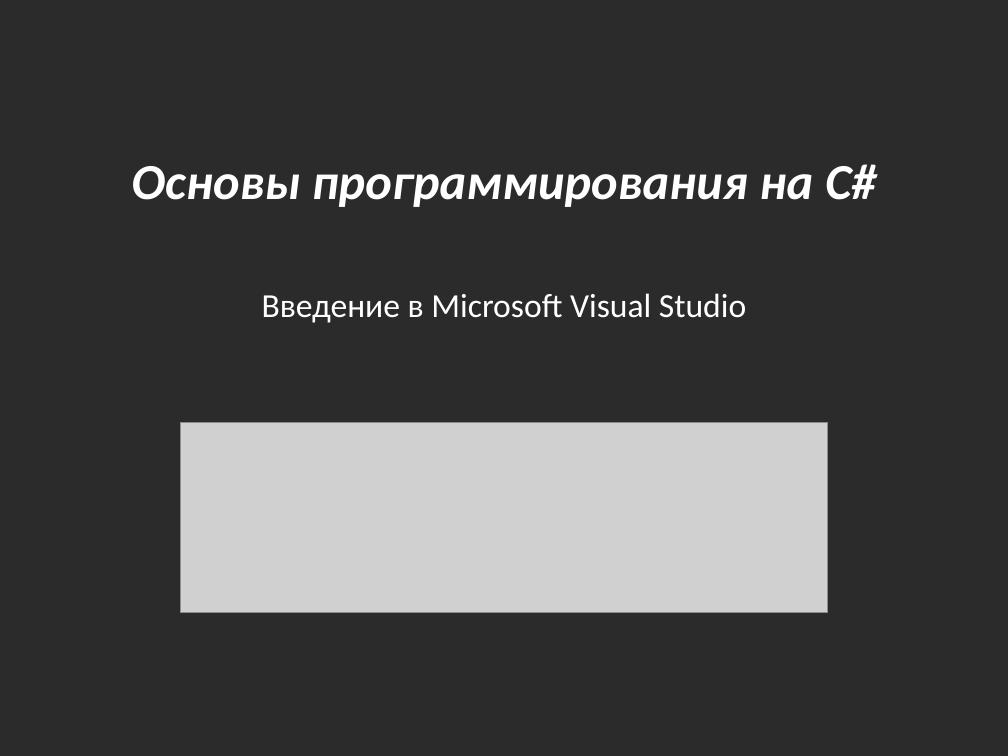
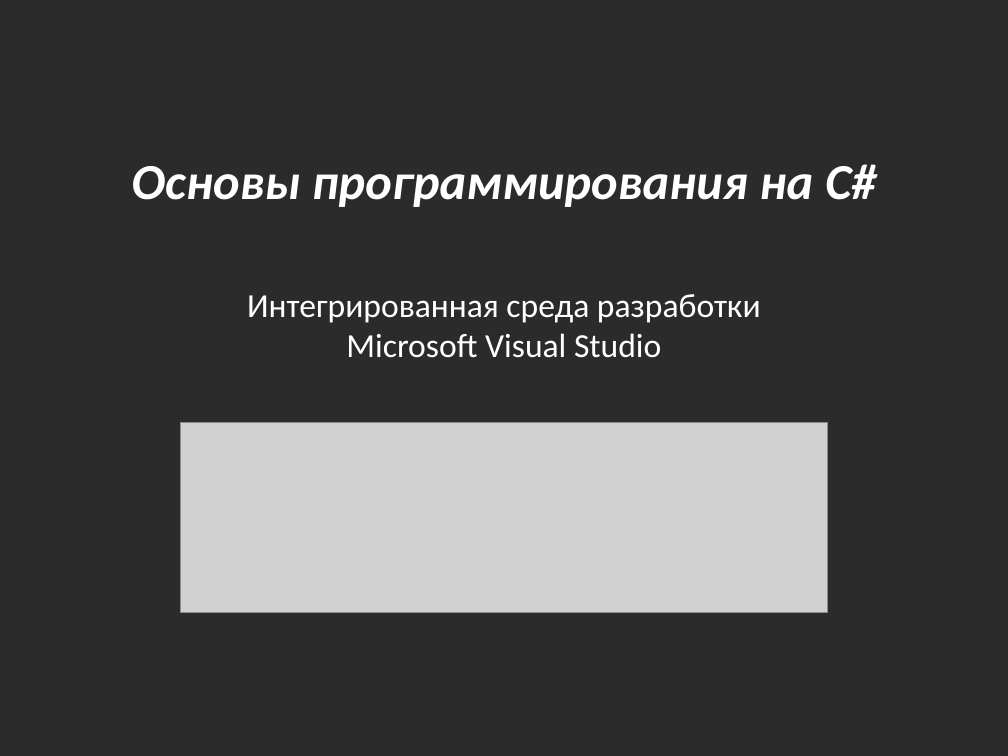
Before and after one commit to bazile/Training, a slide deck: slide 1 of Presentation/visual-studio.pptx. Drawn at 1008x756 pixels with LibreOffice and Linux fonts; fonts in the diff are those of the drawing; grey boxes stand for pictures; background and template pictures are left out; a plain dark background stands for a picture behind light text. Boxes give left, top, right and bottom in pixels: in the first picture for what was removed or moved away, otherwise in the second. Text is boxed around its words. In the diff, an @@ line names an element or a change of style, - is before the commit and + after.

```diff
--- a/Presentation/visual-studio.pptx
+++ b/Presentation/visual-studio.pptx
@@ text at [247,294,761,358]: text changed @@
-Введение в Microsoft Visual Studio
+Интегрированная среда разработки
+Microsoft Visual Studio
```
Also in this commit, not shown: 1 other slide changed, 3 slides added, 1 slide removed, 2 other files.
